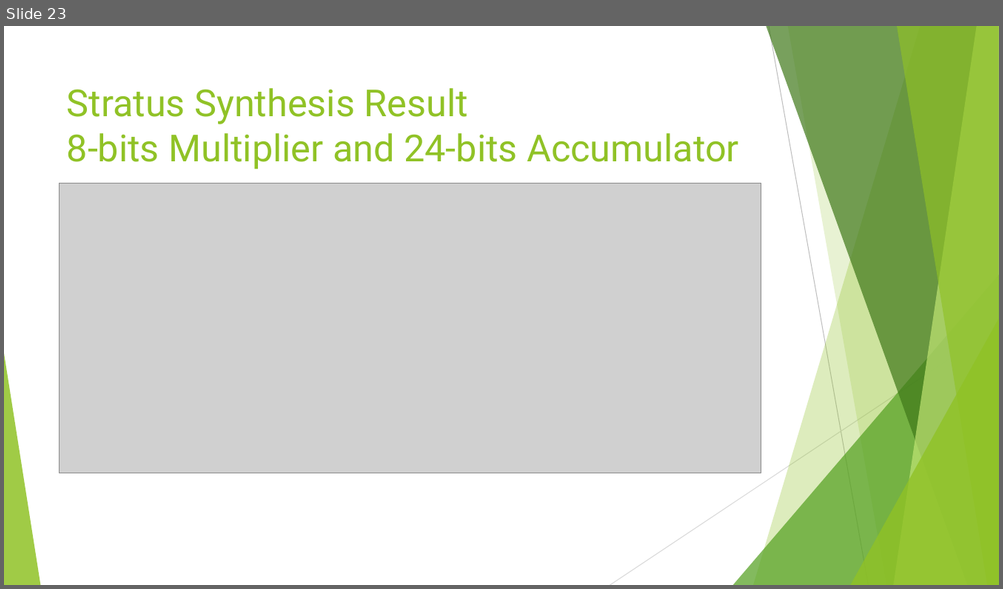
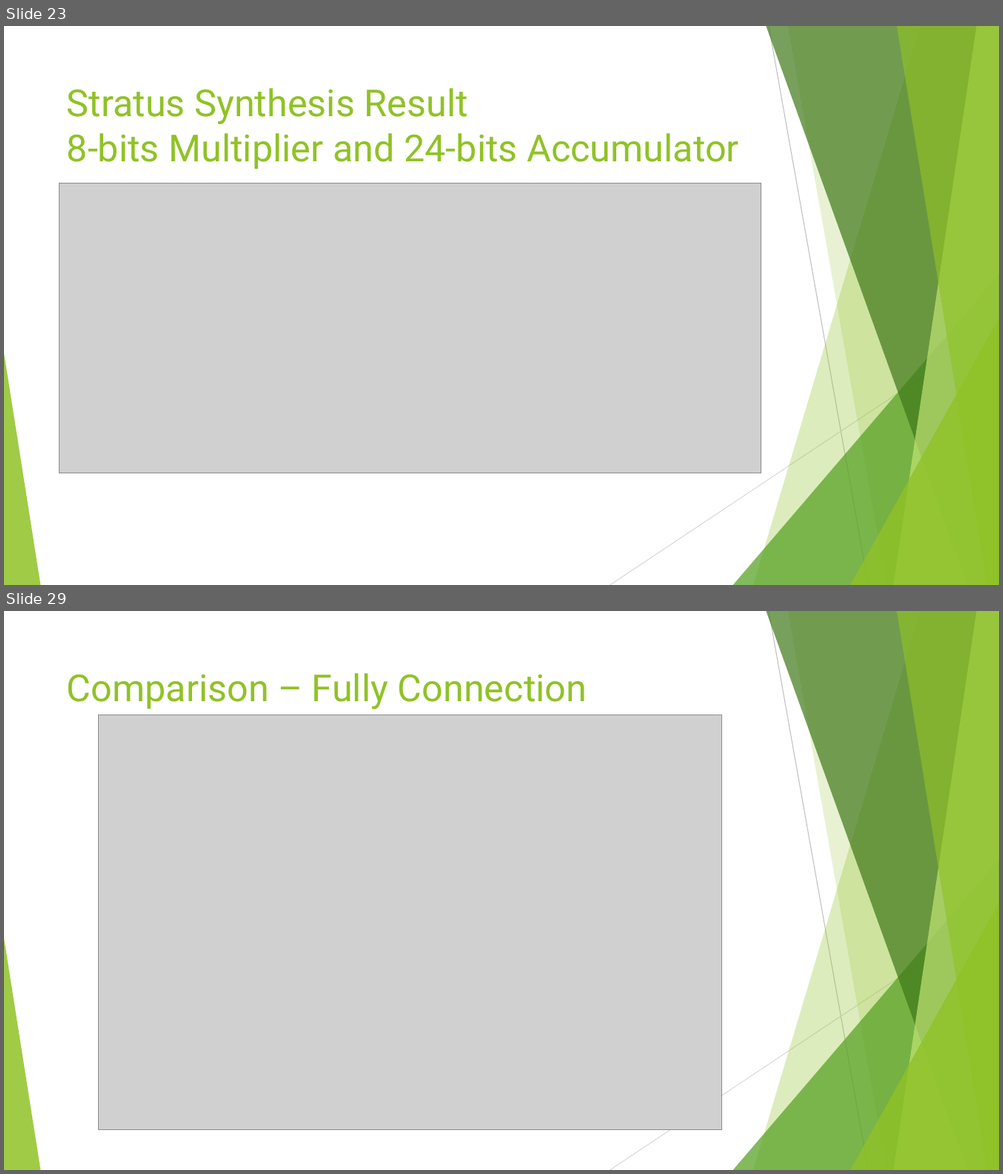
Before and after one commit to andy39866821/EE6470-Implement-of-Many-Core-System-Final_Project, a slide deck: 多核心系統_final.pptx. Shown one above the other, each under a label of ours: slide 23 before the commit, slides 23 and 29 after it; the slides between them are not shown. The pictures are 1003x589 and 1003x1174 pixels, drawn with LibreOffice and Linux fonts; fonts in the diff are those of the drawing; grey boxes stand for pictures. Boxes give left, top, right and bottom in pixels: in the first picture for what was removed or moved away, otherwise in the second. Text is boxed around its words. In the diff, an @@ line names an element or a change of style, - is before the commit and + after.

```diff
--- a/多核心系統_final.pptx
+++ b/多核心系統_final.pptx
@@ slide 29 added at [4,611,999,1170], background #FFFFFF; not listed: 10 template elements that a slide beside it also shows @@
@@ title added at [67,673,586,709], 36 pt, text #90C226 @@
+Comparison – Fully Connection
@@ picture added at [99,715,721,1130] @@
```
Also in this commit, not shown: 5 slides changed, 4 other slides added, 5 slides removed, 24 other files.
